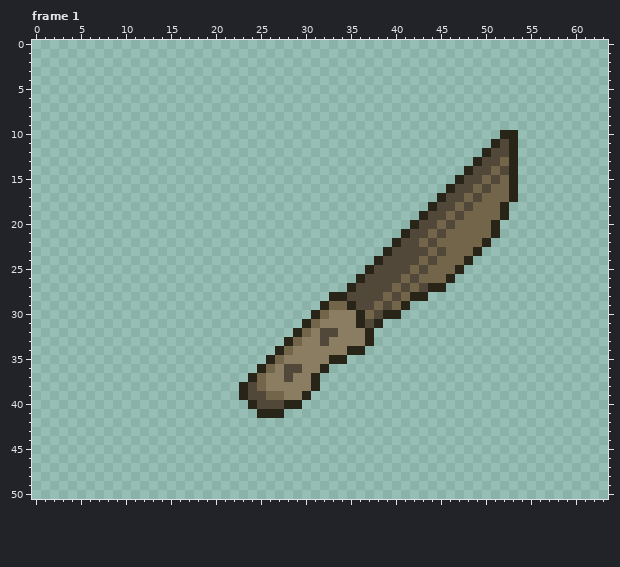
A pixel-art file gets an edit: Aseprite/placeholders/clues-objects.aseprite. The first picture shows the starting point.
64x51 pixels, 4 frames. Shown: frame 1. The commit also changed other frames, which this record leaves out.
After the commit:
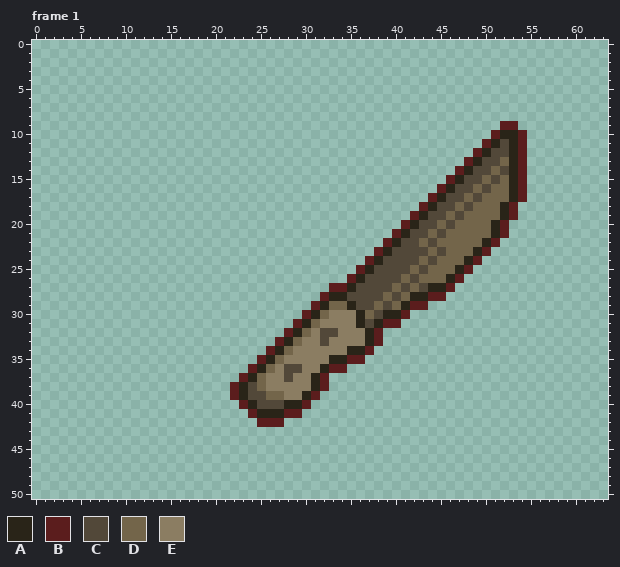
Palette (. is transparent): A #292418  B #5b1d1d  C #524839  D #73654a  E #8b7d62
From old to new:
Frame 1, layer "OUTLINE":
Colour B now appears in row 9 at x 52 to 53; in row 10 at x 51 and 54; in row 11 at x 50 and 54; in row 12 at x 49 and 54; in row 13 at x 48 and 54; in row 14 at x 47 and 54.
Colour B now appears in row 15 at x 46 and 54; in row 16 at x 45 and 54; in row 17 at x 44 and 54; in row 18 at x 43 and 53; in row 19 at x 42 and 53; in row 20 at x 41 and 52.
Colour B now appears in row 21 at x 40 and 52; in row 22 at x 39 and 51; in row 23 at x 38 and 50; in row 24 at x 37 and 49; in row 25 at x 36 and 48; in row 26 at x 35 and 47.
Colour B now appears in row 27 at x 33 to 34 and 46; in row 28 at x 32 and 44 to 45; in row 29 at x 31 and 42 to 43; in row 30 at x 30 and 41; in row 31 at x 29 and 39 to 40; in row 32 at x 28 and 38.
Colour B now appears in row 33 at x 27 and 38; in row 34 at x 26 and 37; in row 35 at x 25 and 35 to 36; in row 36 at x 24 and 33 to 34; in row 37 at x 23 and 32; in row 38 at x 22 and 32.
Colour B now appears in row 39 at x 22 and 31; in row 40 at x 23 and 30; in row 41 at x 24 and 28 to 29; in row 42 at x 25 to 27.
